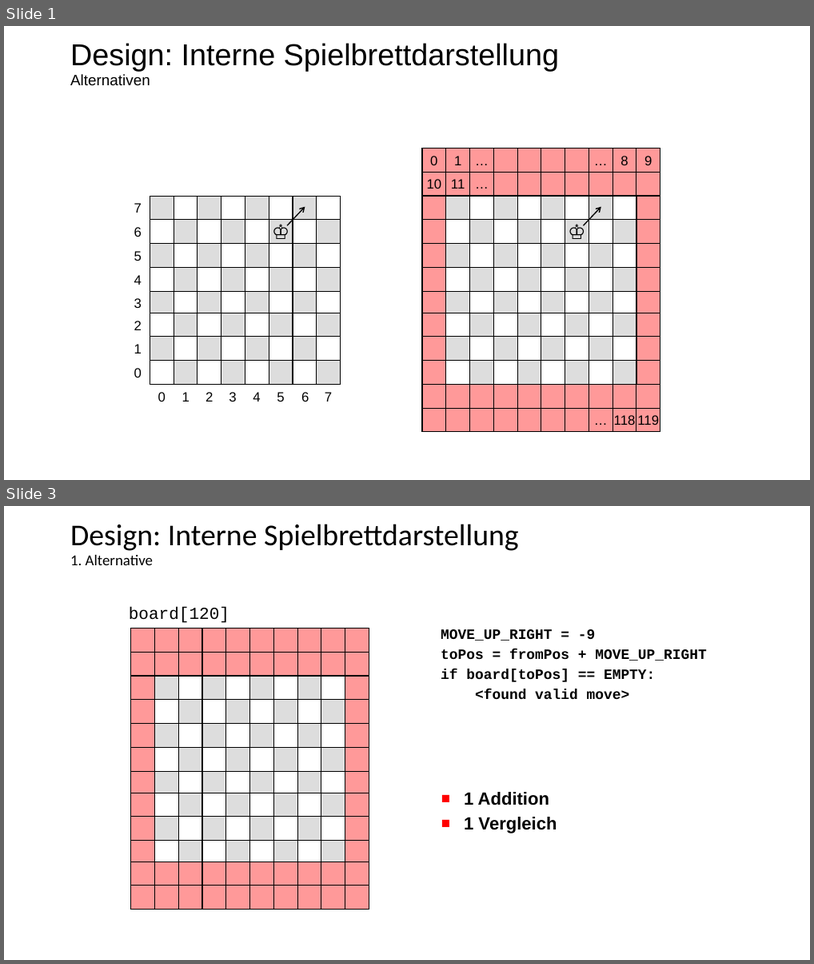
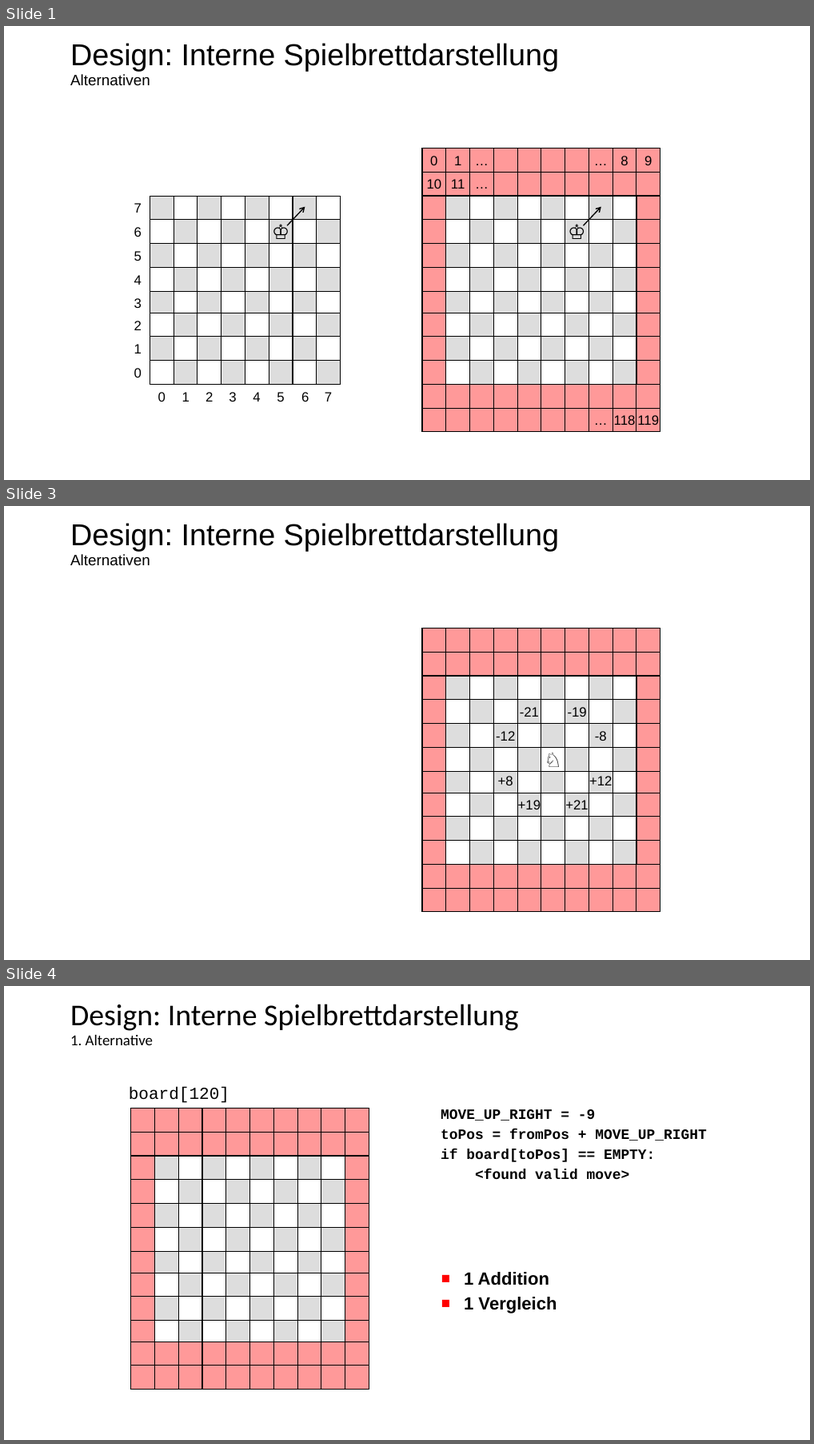
Before and after one commit to denkspuren/plj, a slide deck: KodierungUndRepräsentation/EntwurfUndÄsthetik.pptx. Shown one above the other, each under a label of ours: slides 1 and 3 before the commit, slides 1, 3 and 4 after it; the slides between them are not shown. The pictures are 814x964 and 814x1444 pixels, drawn with LibreOffice and Linux fonts; fonts in the diff are those of the drawing. Boxes give left, top, right and bottom in pixels: in the first picture for what was removed or moved away, otherwise in the second. Text is boxed around its words. In the diff, an @@ line names an element or a change of style, - is before the commit and + after.

```diff
--- a/KodierungUndRepräsentation/EntwurfUndÄsthetik.pptx
+++ b/KodierungUndRepräsentation/EntwurfUndÄsthetik.pptx
@@ slide 3 added at <box>4,506,810,960</box>, background #FFFFFF @@
@@ title added at <box>70,523,559,566</box>, 36 pt, text #000000 @@
+Design: Interne Spielbrettdarstellung
+Alternativen
@@ group added at <box>422,628,660,912</box>: 120 rectangles @@
++19
++21
++8
++12
+♘
+-12
+-8
+-21
+-19
@@ what was slide 3 is now slide 4 @@
```
Also in this commit, not shown: 1 slide changed.
